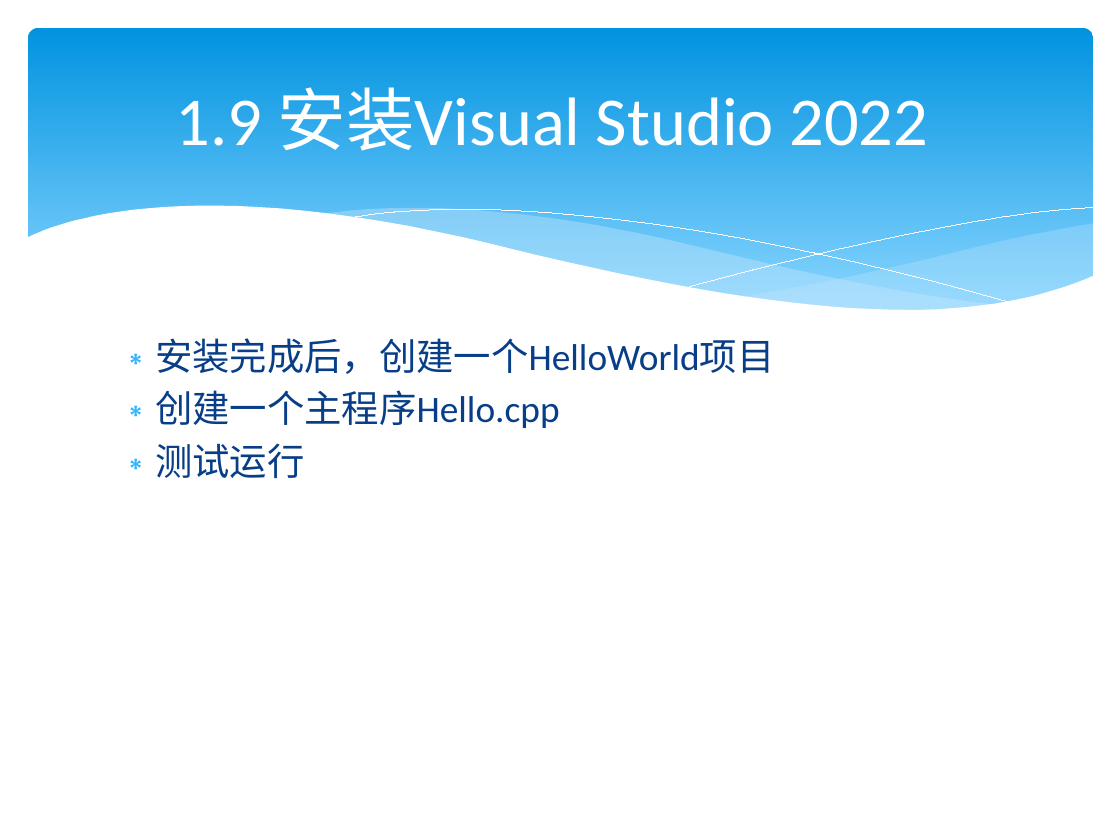
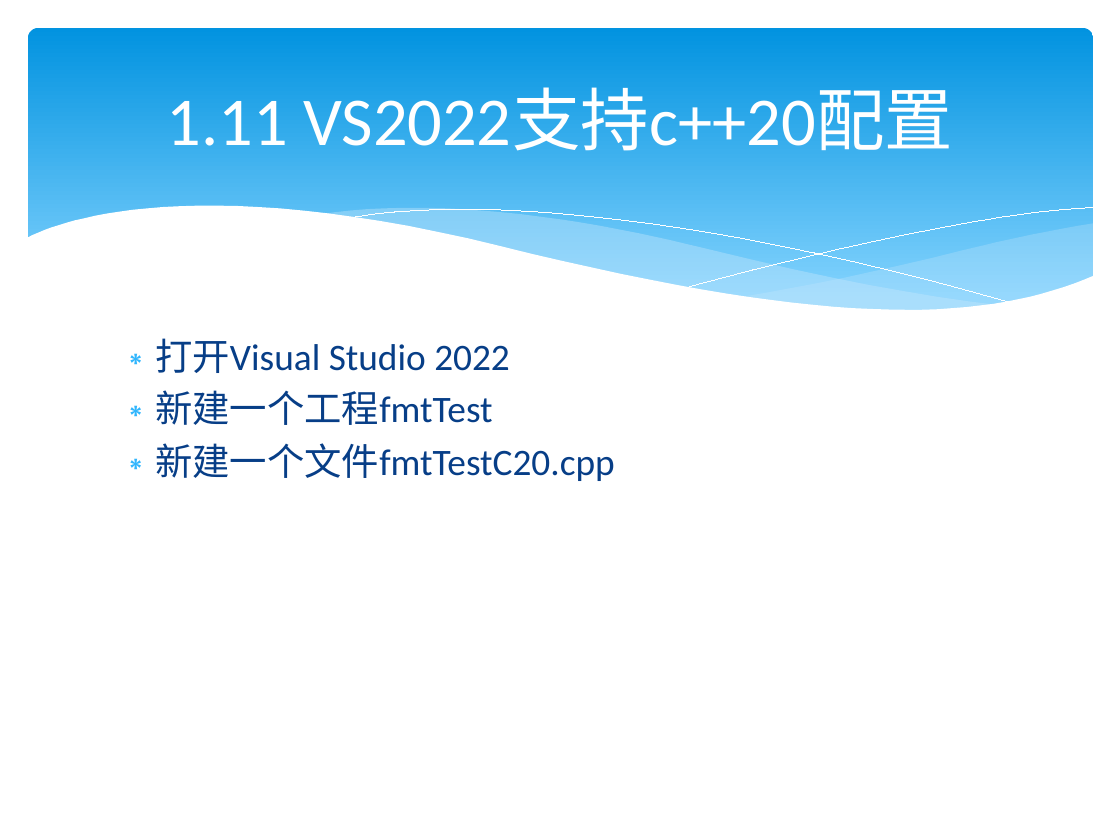
Before and after one commit to lamplight8/cpp, a slide deck: slide 87 of ppt/ch01_绪论.pptx (slide 120 before the commit). Drawn at 1120x840 pixels with LibreOffice and Linux fonts; fonts in the diff are those of the drawing. Boxes give left, top, right and bottom in pixels: in the first picture for what was removed or moved away, otherwise in the second. Text is boxed around its words. In the diff, an @@ line names an element or a change of style, - is before the commit and + after.

```diff
--- a/ppt/ch01_绪论.pptx
+++ b/ppt/ch01_绪论.pptx
@@ title at (167,88,953,151): text changed @@
-1.9 安装Visual Studio 2022
+1.11 VS2022支持c++20配置
@@ text at (155,338,615,481): text changed @@
-∗ 安装完成后，创建一个HelloWorld项目
-∗ 创建一个主程序Hello.cpp
-∗ 测试运行
+∗ 打开Visual Studio 2022
+∗ 新建一个工程fmtTest
+∗ 新建一个文件fmtTestC20.cpp
```
Also in this commit, not shown: 76 other slides changed, 53 slides added, 32 slides removed, 43 other files.
